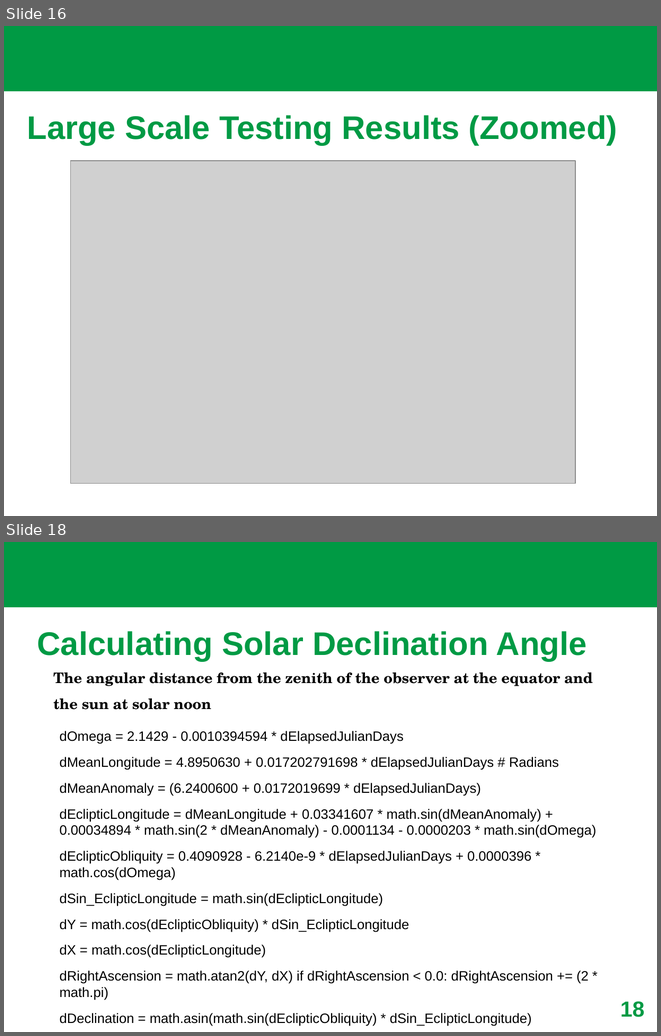
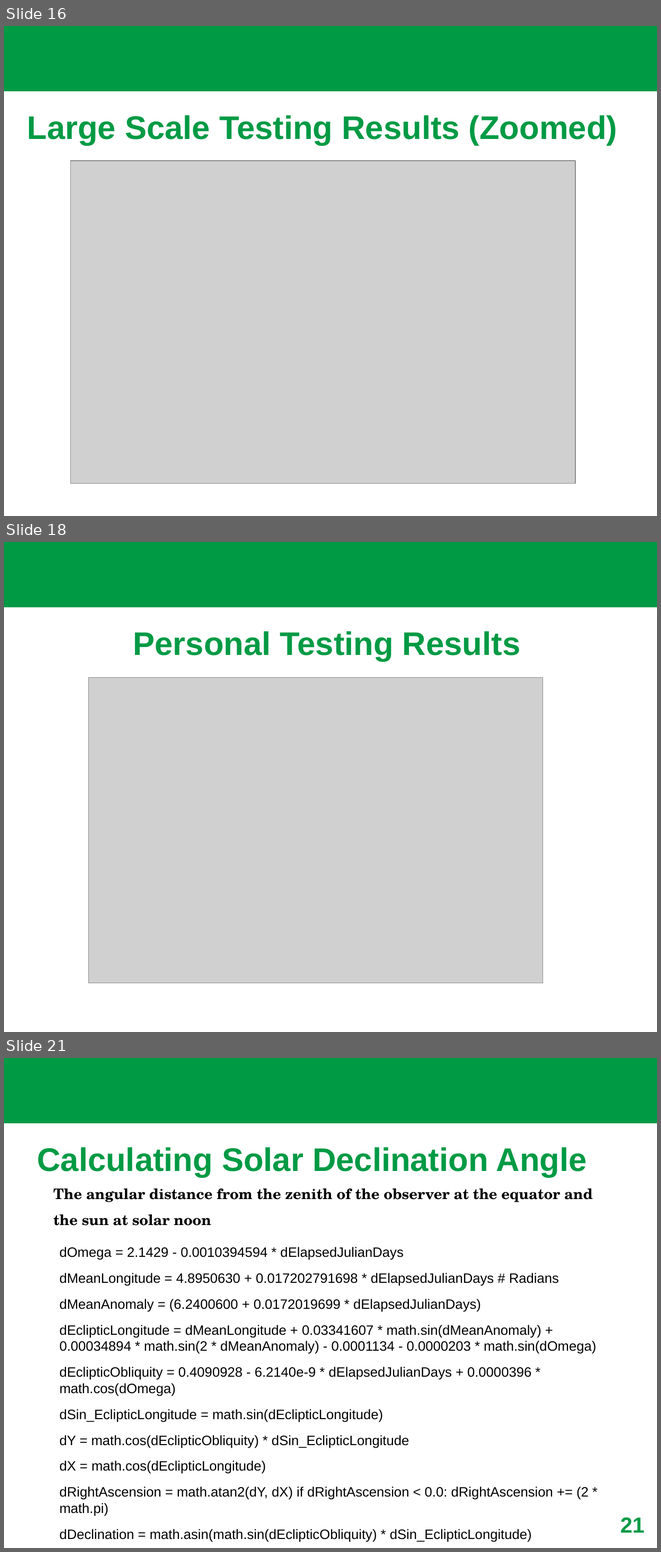
Before and after one commit to brownjordan317/sun_based_localization, a slide deck: Sun_check_algorithm/sun_based_loacalization.pptx. Shown one above the other, each under a label of ours: slides 16 and 18 before the commit, slides 16, 18 and 21 after it; the slides between them are not shown. The pictures are 661x1036 and 661x1552 pixels, drawn with LibreOffice and Linux fonts; fonts in the diff are those of the drawing; grey boxes stand for pictures; background and template pictures are left out. Boxes give left, top, right and bottom in pixels: in the first picture for what was removed or moved away, otherwise in the second. Text is boxed around its words. In the diff, an @@ line names an element or a change of style, - is before the commit and + after.

```diff
--- a/Sun_check_algorithm/sun_based_loacalization.pptx
+++ b/Sun_check_algorithm/sun_based_loacalization.pptx
@@ slide 18 added at <box>4,542,657,1032</box>, background picture (left out); not listed: 1 template element that a slide beside it also shows @@
@@ text added at <box>133,631,520,661</box>, 36 pt, text #009A44, bold @@
+Personal Testing Results
@@ picture added at <box>89,677,542,983</box> @@
@@ what was slide 18 is now slide 21 @@
@@ page number at <box>620,1517,645,1532</box>: text changed @@
-18
+21
```
Also in this commit, not shown: 1 slide changed, 7 other slides added, 4 slides removed, 1 other file.
